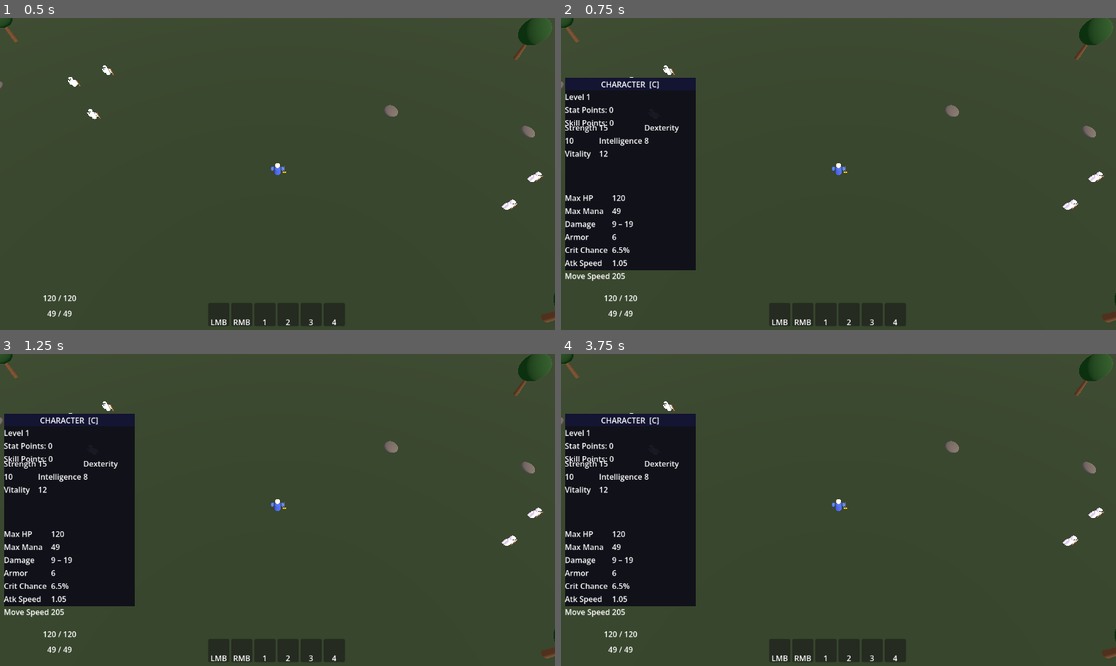
Above: before the commit, frames 1-4 (two rows, left to right).
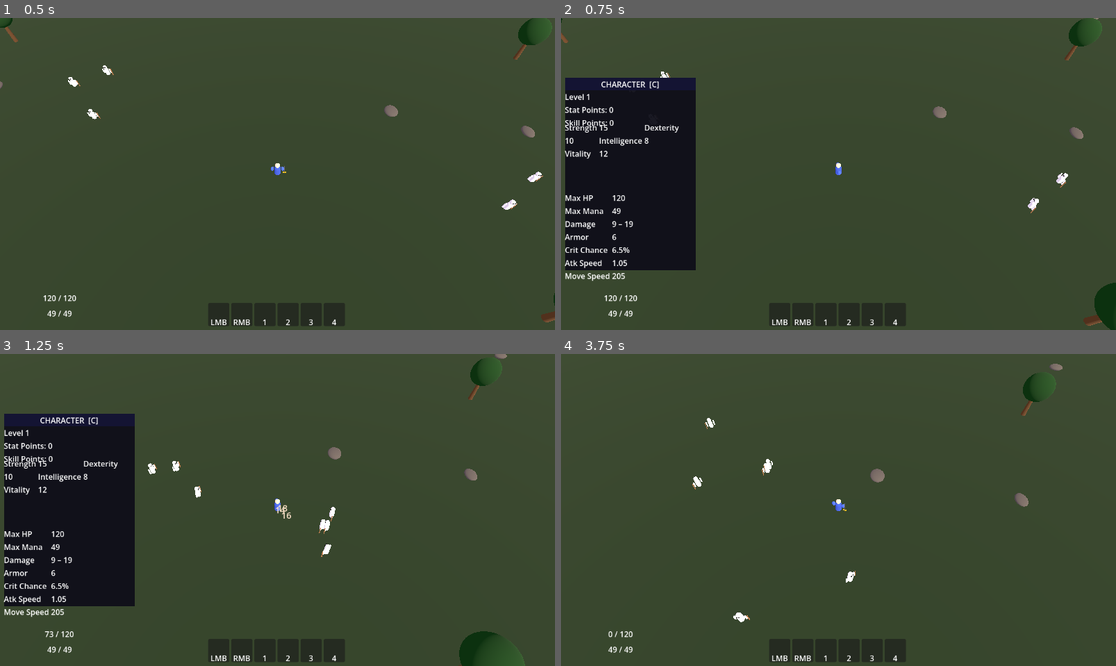
Above: after the commit, the same moments.

Repository: 8bLoN/AlphRPG
Game: Godot game, scene res://scenes/world/MainScene.tscn
Two runs of this game, one before a commit and one after it. Both use one fixed random seed, a clock stepped at 60 frames per second and the inputs below.
Inputs (mouse positions are in pixels of both pictures, inside the frame that each line leads up to):
- Up to frame 1 (0.5 s): no input
- Up to frame 2 (0.75 s): tap Enter at 0.5 s; move the mouse to (960, 158) at 0.52 s; hold C (toggle_character) from 0.53 s (still down); click (960, 158) at 0.67 s
- Up to frame 3 (1.25 s): keep holding C (toggle_character)
- Up to frame 4 (3.75 s): release C (toggle_character) at 1.25 s; drag from (727, 525) to (810, 572) at 1.27 s; move the mouse to (894, 441) at 2.02 s; hold C (toggle_character) 2.03-2.75 s; click (894, 441) at 2.17 s; drag from (810, 572) to (672, 463) at 2.77 s; tap Space at 3.5 s; move the mouse to (1005, 556) at 3.52 s; hold C (toggle_character) from 3.53 s (still down); click (1005, 556) at 3.67 s

Frame 1 is identical in both runs. In frame 2, 1.5% of the frame differs, in the area x 0-100%, y 0-100%; in frame 3, 1.9%; in frame 4, 16%, in the area x 0-100%, y 0-98%.

Commit message:
Fix movement: nav fallback never triggered when nav has no path
NavigationAgent3D.get_next_path_position() returns the character's own
position when no path exists (navmesh not baked). This made direction=ZERO,
velocity=ZERO, and the character frozen — the elif direct-movement branch
was unreachable because is_navigation_finished() stays false once target is set.

Fix: check flat_to_next.length() > 0.05 before using nav direction.
If nav gives no useful direction, always use direct movement toward _move_target.

Co-Authored-By: Claude Sonnet 4.6 <noreply@anthropic.com>

Diff:
--- a/scripts/state_machine/states/MoveState.gd
+++ b/scripts/state_machine/states/MoveState.gd
@@ -20,24 +20,27 @@
 	var speed: float = character.stats.get_stat("movement_speed") * BaseCharacter.WORLD_SCALE
 	var direction: Vector3 = Vector3.ZERO
 
+	# Try nav path first — but only if it gives a meaningfully different next position.
+	# When the navmesh has no path, get_next_path_position() returns the character's
+	# own position, making direction zero. In that case fall through to direct movement.
+	var nav_gave_direction := false
 	if nav != null and not nav.is_navigation_finished():
-		# Navigate via path.
 		var next_pos: Vector3 = nav.get_next_path_position()
 		var flat_to_next := Vector3(next_pos.x - character.global_position.x, 0.0,
 				next_pos.z - character.global_position.z)
-		direction = flat_to_next.normalized()
-	elif character._move_target != Vector3.ZERO:
-		# Direct movement fallback (no NavigationRegion baked, or nav unavailable).
+		if flat_to_next.length() > 0.05:
+			direction = flat_to_next.normalized()
+			nav_gave_direction = true
+
+	if not nav_gave_direction:
+		# Direct movement: used when nav has no path yet or nav mesh is unavailable.
 		var to_target: Vector3 = character._move_target - character.global_position
 		to_target.y = 0.0
-		if to_target.length() < ARRIVAL_THRESHOLD:
+		if to_target.length() < ARRIVAL_THRESHOLD or character._move_target == Vector3.ZERO:
 			character._move_target = Vector3.ZERO
 			transition_to("idle")
 			return
 		direction = to_target.normalized()
-	else:
-		transition_to("idle")
-		return
 
 	character.velocity = direction * speed
 
